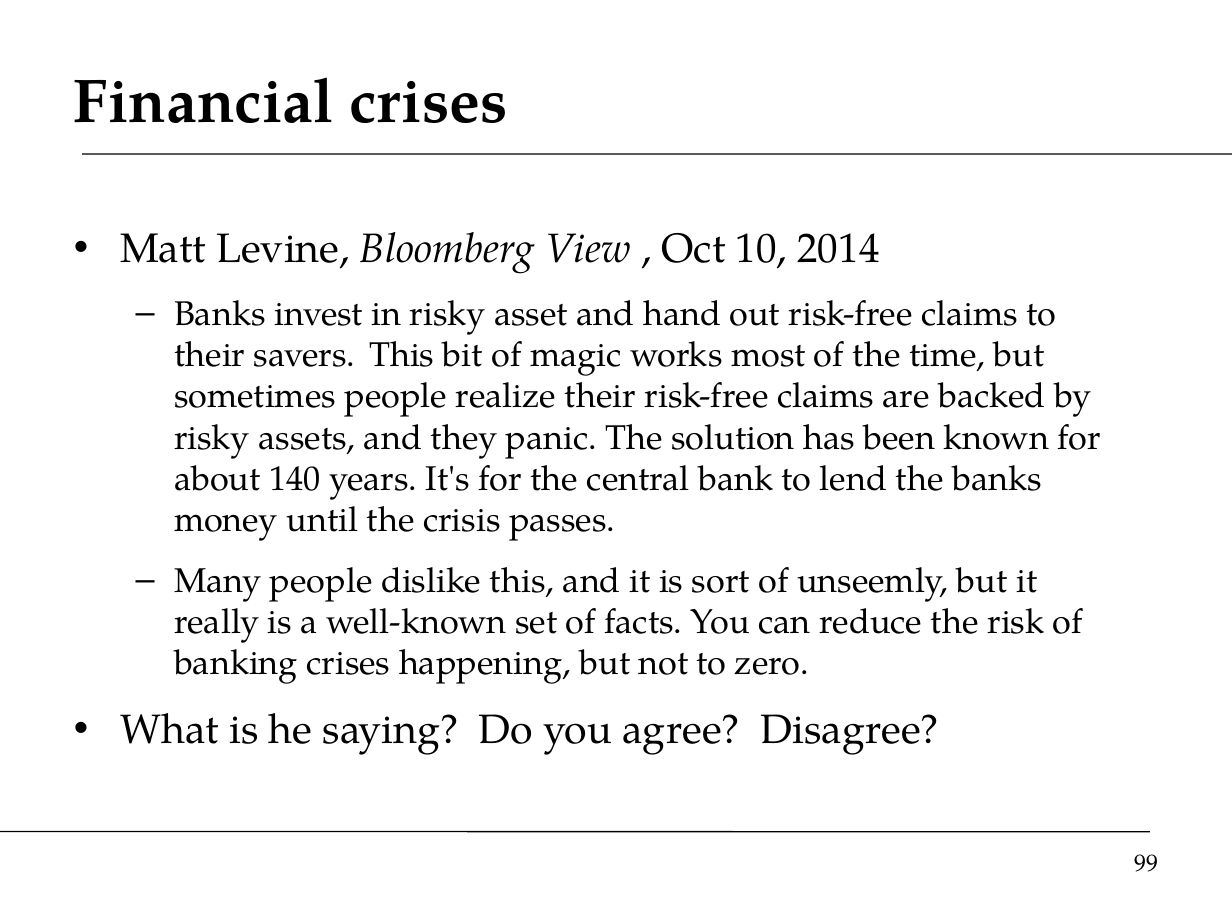
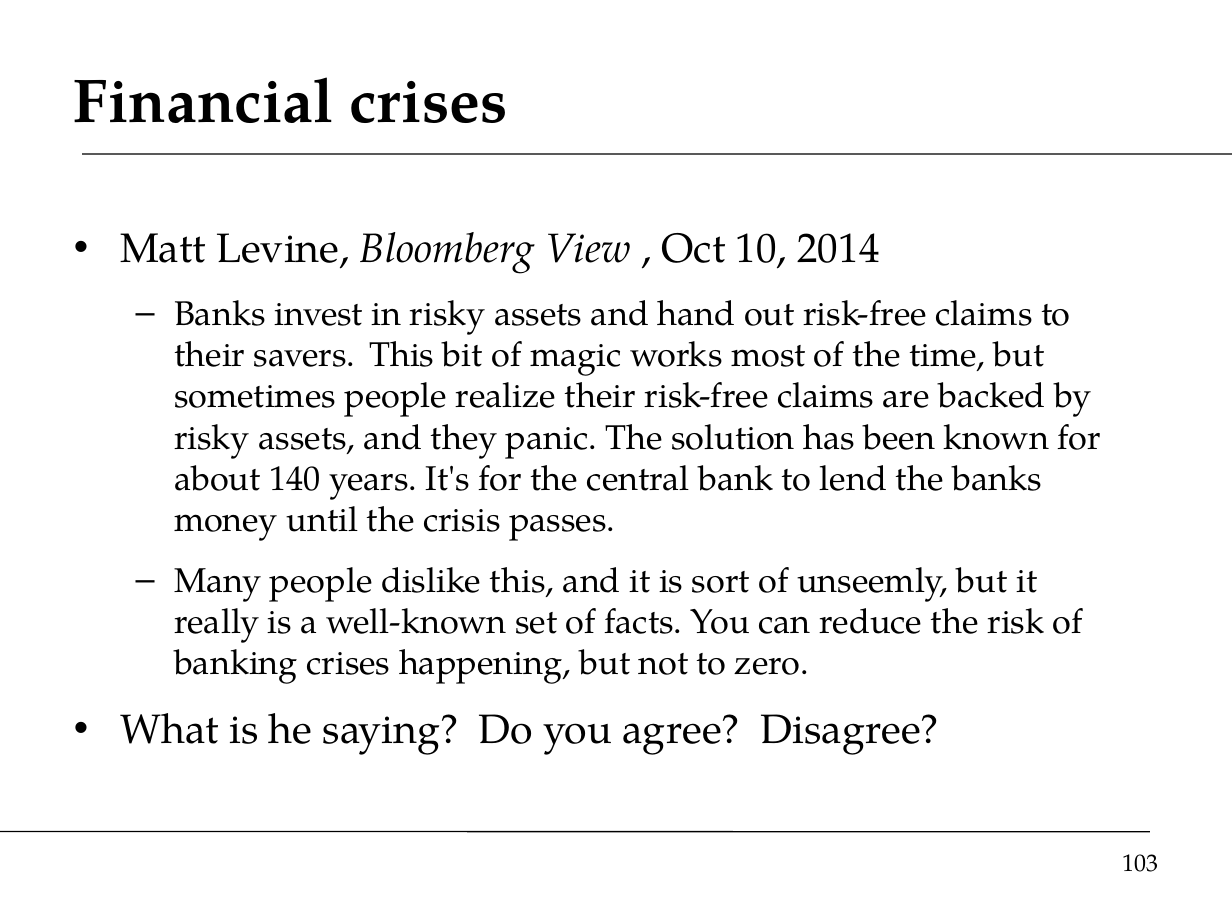
Before and after one commit to DaveBackus/Global_Economy, a slide deck: slide 103 of Slides/slides_labcap_f14.pptx (slide 99 before the commit). Drawn at 1232x924 pixels with LibreOffice and Linux fonts; fonts in the diff are those of the drawing. Boxes give left, top, right and bottom in pixels: in the first picture for what was removed or moved away, otherwise in the second. Text is boxed around its words. In the diff, an @@ line names an element or a change of style, - is before the commit and + after.

```diff
--- a/Slides/slides_labcap_f14.pptx
+++ b/Slides/slides_labcap_f14.pptx
@@ text at (174,300,1101,541): text changed @@
-  – Banks invest in risky asset and hand out risk-free claims to their savers. This bit of magic works most of the time, but sometimes people realize their risk-free claims are backed by risky assets, and they panic. The solution has been known for about 140 years. It's for the central bank to lend the banks money until the crisis passes.
+  – Banks invest in risky assets and hand out risk-free claims to their savers. This bit of magic works most of the time, but sometimes people realize their risk-free claims are backed by risky assets, and they panic. The solution has been known for about 140 years. It's for the central bank to lend the banks money until the crisis passes.
@@ page number at (1122,854,1158,872): text changed @@
-99
+103
```
Also in this commit, not shown: 26 other slides changed, 3 slides added, 1 slide removed, 40 other files.
